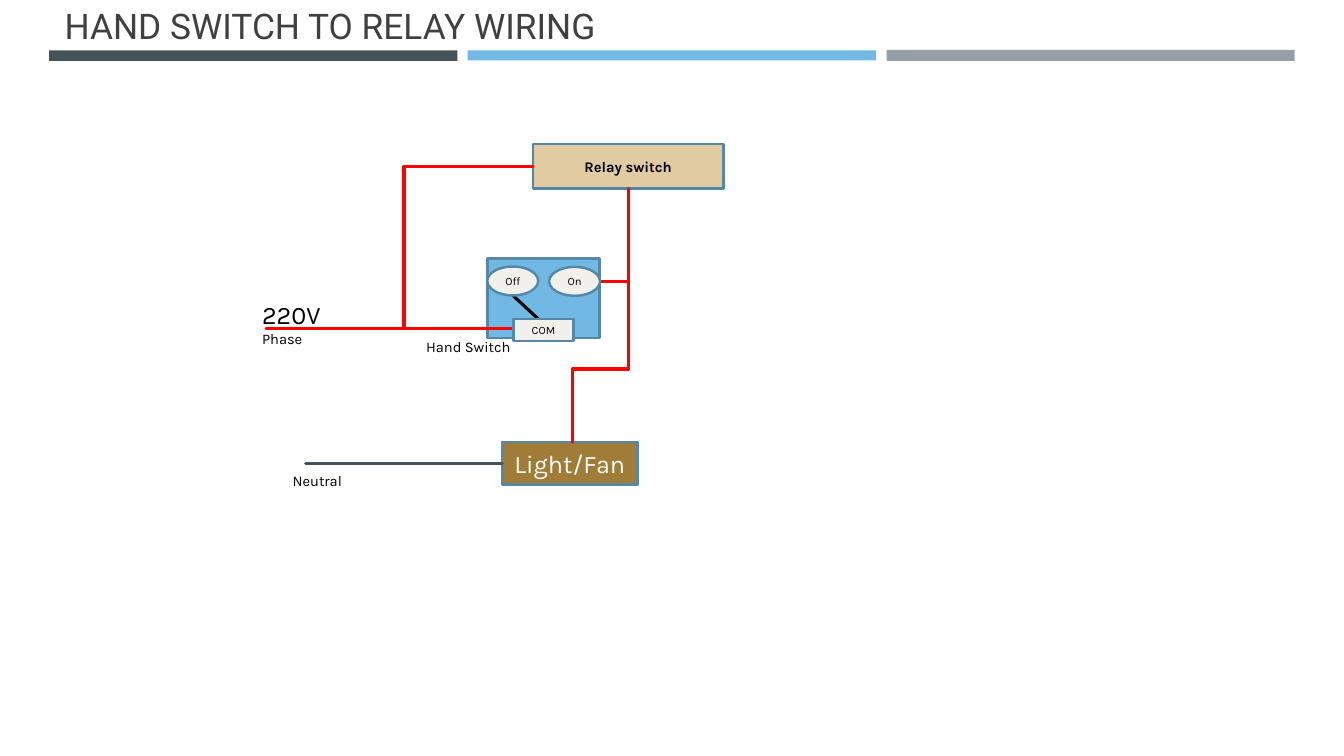
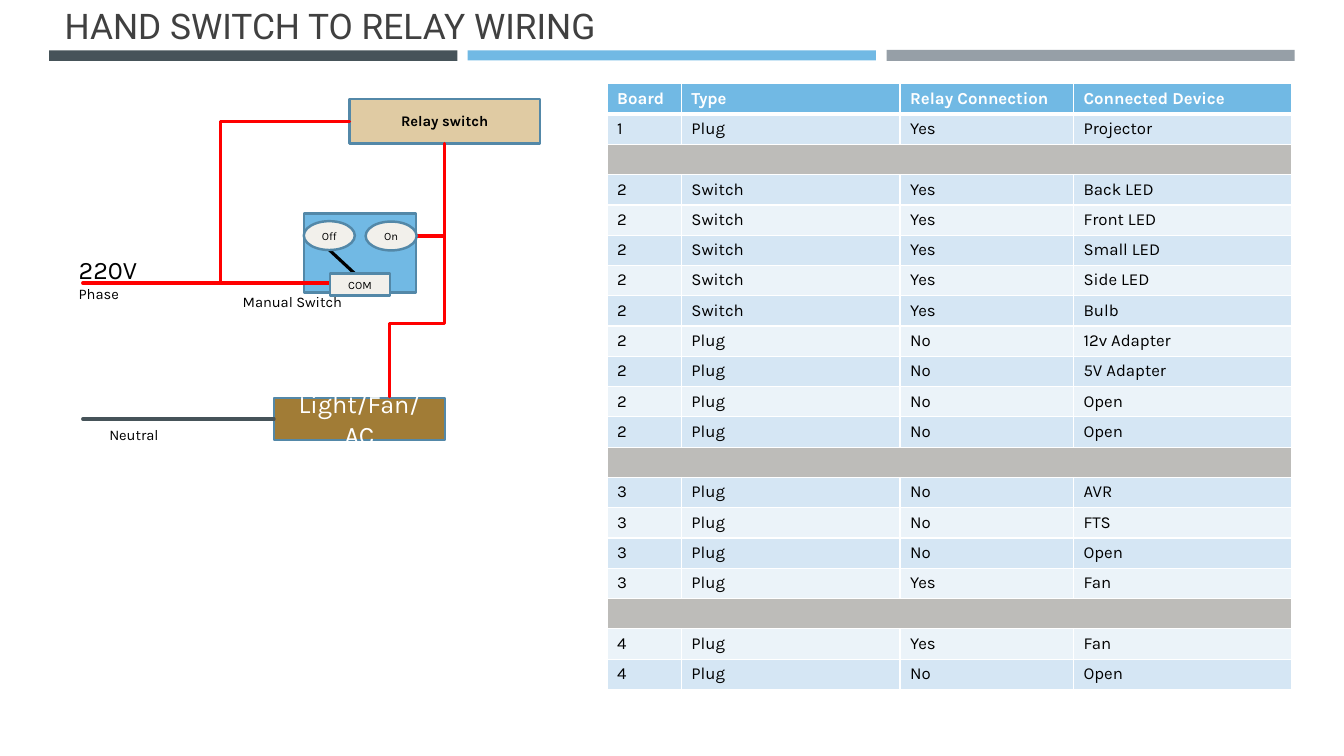
Before and after one commit to buddydip/IotStarter, a slide deck: slide 6 of HomeAutomation.pptx (slide 5 before the commit). Drawn at 1344x756 pixels with LibreOffice and Linux fonts; fonts in the diff are those of the drawing. Boxes give left, top, right and bottom in pixels: in the first picture for what was removed or moved away, otherwise in the second. Text is boxed around its words. In the diff, an @@ line names an element or a change of style, - is before the commit and + after.

```diff
--- a/HomeAutomation.pptx
+++ b/HomeAutomation.pptx
@@ table added at (607,84,1292,689), 20 rows, 4 columns @@
+Board | Type | Relay Connection | Connected Device
+1 | Plug | Yes | Projector
+ |  |  | 
+2 | Switch | Yes | Back LED
+2 | Switch | Yes | Front LED
+2 | Switch | Yes | Small LED
+2 | Switch | Yes | Side LED
+2 | Switch | Yes | Bulb
+2 | Plug | No | 12v Adapter
+2 | Plug | No | 5V Adapter
+2 | Plug | No | Open
+2 | Plug | No | Open
+ |  |  | 
+3 | Plug | No | AVR
+3 | Plug | No | FTS
+3 | Plug | No | Open
+3 | Plug | Yes | Fan
+ |  |  | 
+4 | Plug | Yes | Fan
+4 | Plug | No | Open
@@ 3 rectangles, 3 elbow lines, 2 texts, 2 ellipses, 2 lines: place and size @@
-3 rectangles, 3 elbow lines, 2 texts, 2 ellipses, 2 lines at (262,144,724,486)
+3 rectangles, 3 elbow lines, 2 texts, 2 ellipses, 2 lines at (79,99,540,440)
@@ text at (243,293,342,307): text changed @@
-Hand Switch
+Manual Switch
@@ line moved from (306, 464) - (502, 464) to (83, 419) - (274, 419) @@
@@ rectangle "Light/Fan/AC": place and size @@
-rectangle "Light/Fan/AC" at (502,443,637,485)
+rectangle "Light/Fan/AC" at (274,398,445,441)
@@ text in rectangle at (299,391,421,450): text changed @@
-Light/Fan
+Light/Fan/AC
```
Also in this commit, not shown: 1 other slide changed, 3 slides added.
